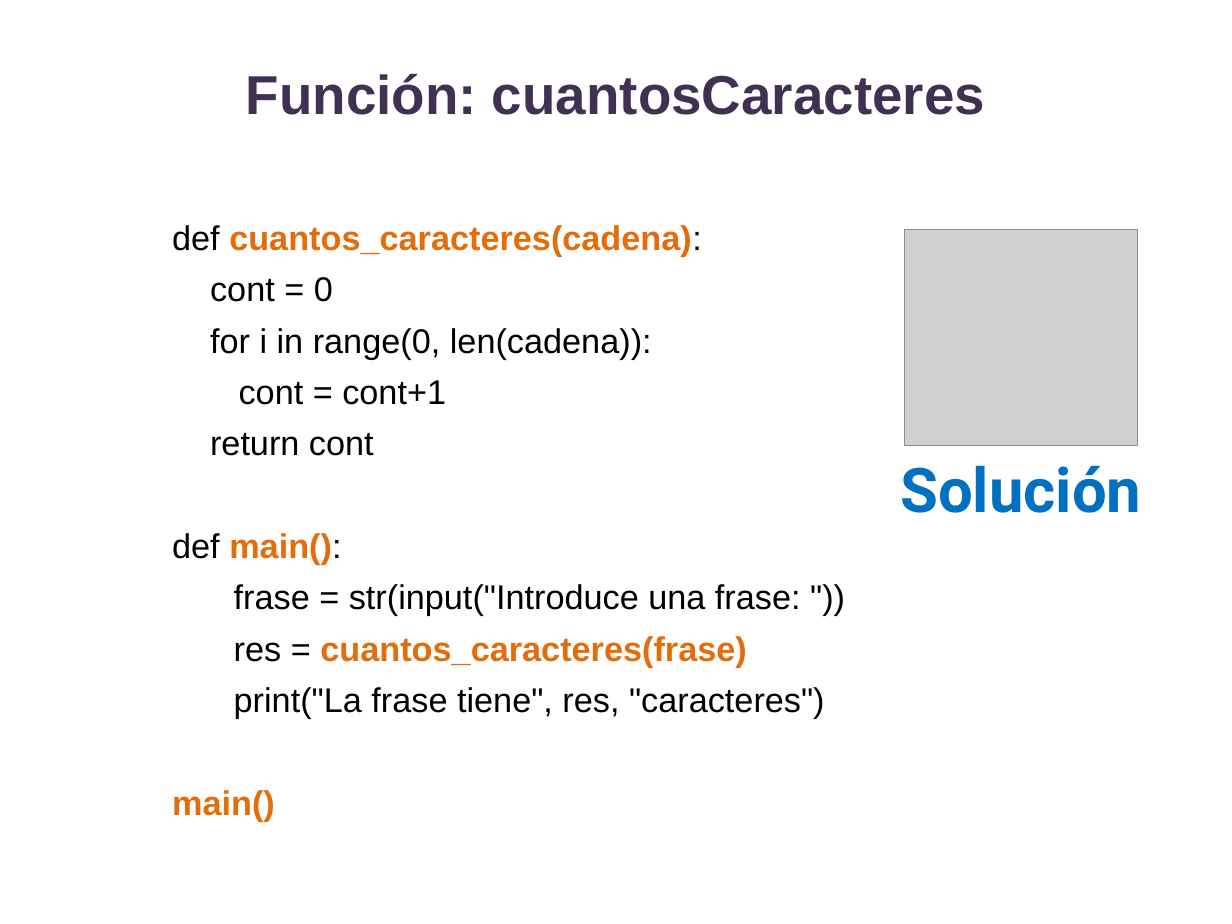
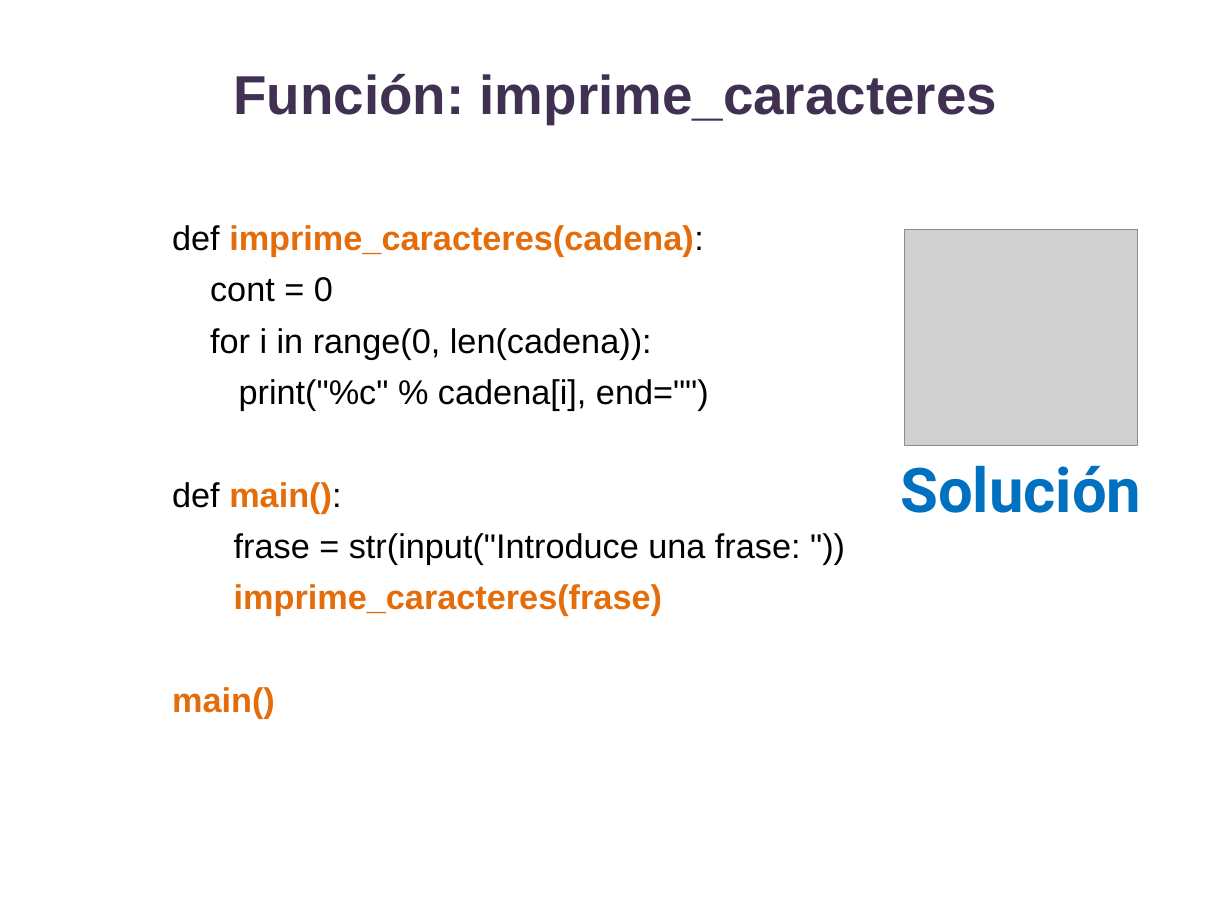
Before and after one commit to lizetheP/PensamientoC, a slide deck: slide 6 of CalendarioAgo20L/presentaciones/11_Strings.pptx. Drawn at 1232x924 pixels with LibreOffice and Linux fonts; fonts in the diff are those of the drawing; grey boxes stand for pictures. Boxes give left, top, right and bottom in pixels: in the first picture for what was removed or moved away, otherwise in the second. Text is boxed around its words. In the diff, an @@ line names an element or a change of style, - is before the commit and + after.

```diff
--- a/CalendarioAgo20L/presentaciones/11_Strings.pptx
+++ b/CalendarioAgo20L/presentaciones/11_Strings.pptx
@@ title at (234, 74, 997, 124): text changed @@
-Función: cuantosCaracteres
+Función: imprime_caracteres
@@ text at (172, 225, 704, 257): text changed @@
-def cuantos_caracteres(cadena):
+def imprime_caracteres(cadena):
@@ text at (239, 379, 709, 410): text changed @@
-cont = cont+1
-return cont
+print("%c" % cadena[i], end="")
@@ text at (234, 584, 662, 616): text changed; text colour #000000 to #E46C0A; bold on @@
-  res = cuantos_caracteres(frase)
-  print("La frase tiene", res, "caracteres")
+  imprime_caracteres(frase)
```
Also in this commit, not shown: 1 other slide changed, 1 slide removed, 3 other files.
